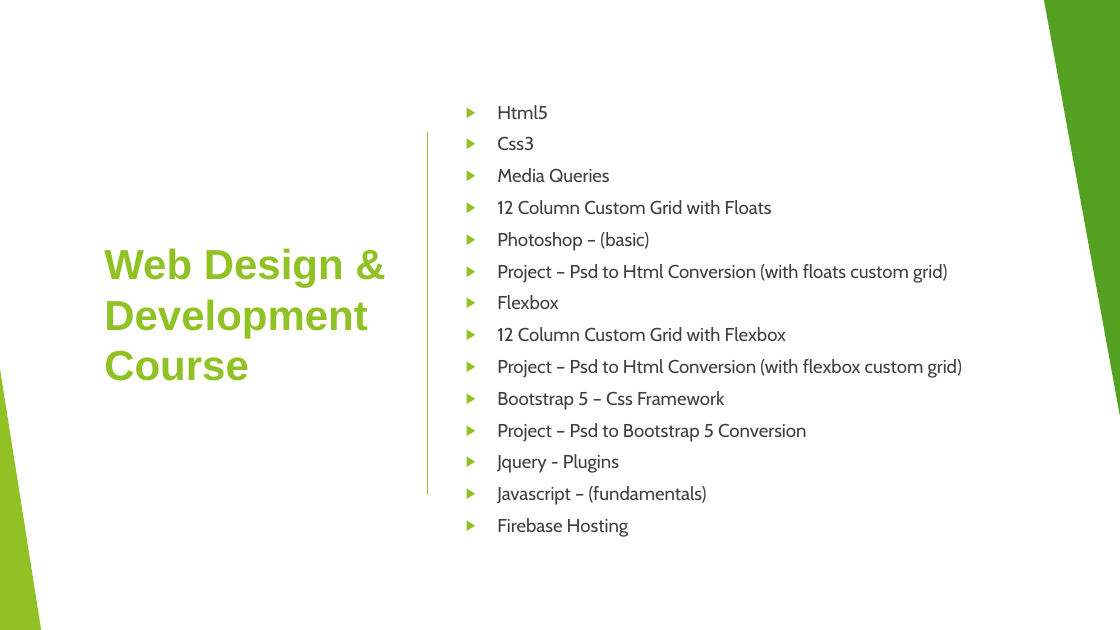
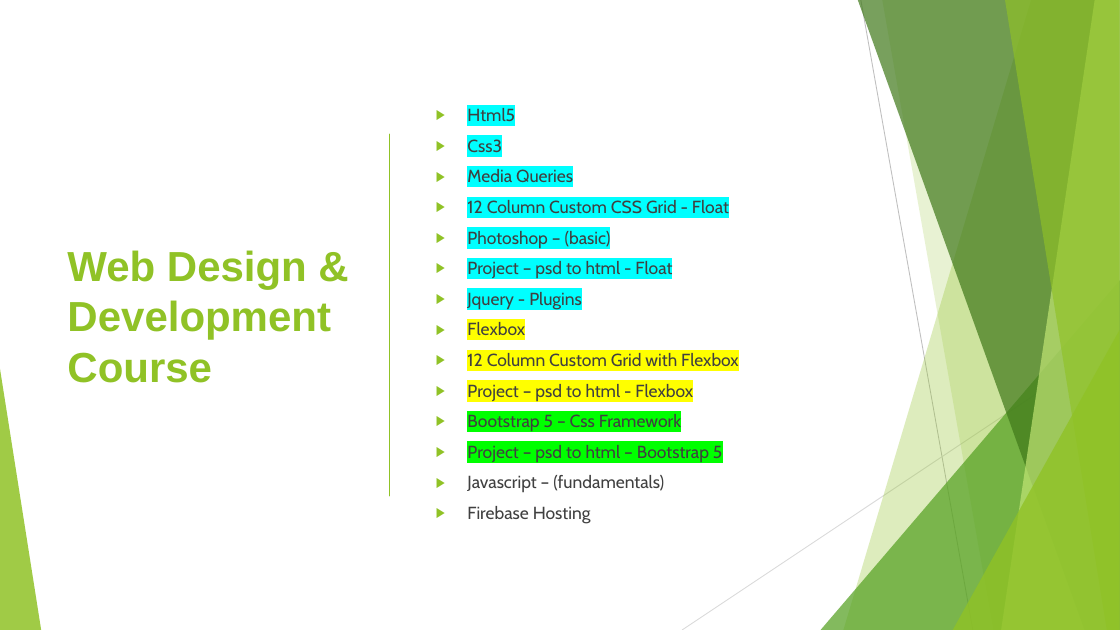
Before and after one commit to ameysawant/webdesigncourse, a slide deck: slide 2 of Web Design Course.pptx. Drawn at 1120x630 pixels with LibreOffice and Linux fonts; fonts in the diff are those of the drawing. Boxes give left, top, right and bottom in pixels: in the first picture for what was removed or moved away, otherwise in the second. Text is boxed around its words. In the diff, an @@ line names an element or a change of style, - is before the commit and + after.

```diff
--- a/Web Design Course.pptx
+++ b/Web Design Course.pptx
@@ rectangle removed at (0, 0, 1120, 630) @@
@@ triangle removed at (1044, 0, 1120, 424) @@
@@ title "Web Design & Development Course": place and size @@
-title "Web Design & Development Course" at (104, 248, 368, 381)
+title "Web Design & Development Course" at (67, 250, 331, 383)
@@ text "Html5": place and size @@
-text "Html5" at (497, 105, 962, 537)
+text "Html5" at (467, 108, 739, 524)
@@ text at (467, 108, 739, 524): size 16 to 15 pt in "Html5", "Css3", "Media Queries", "Photoshop – (basic)" and 5 more places; highlight none to #00FFFF in "Html5", "Css3", "Media Queries", "Photoshop – (basic)"; highlight none to #FFFF00 in "Flexbox", "12 Column Custom Grid with Flexbox"; highlight none to #00FF00 in "Bootstrap 5 – Css Framework" @@
@@ line moved from (428, 133) - (428, 494) to (390, 134) - (390, 496) @@
@@ text at (467, 200, 729, 214): text changed; size 16 to 15 pt @@
-▶ 12 Column Custom Grid with Floats
+▶ 12 Column Custom CSS Grid - Float
@@ text at (467, 261, 672, 309): text changed; size 16 to 15 pt @@
-▶ Project – Psd to Html Conversion (with floats custom grid)
+▶ Project – psd to html - Float
+▶ Jquery - Plugins
@@ triangle removed at (0, 369, 41, 630) @@
@@ text at (467, 384, 693, 401): text changed; size 16 to 15 pt @@
-▶ Project – Psd to Html Conversion (with flexbox custom grid)
+▶ Project – psd to html - Flexbox
@@ text at (467, 445, 722, 462): text changed; size 16 to 15 pt @@
-▶ Project – Psd to Bootstrap 5 Conversion
-▶ Jquery - Plugins
+▶ Project – psd to html – Bootstrap 5
```
Also in this commit, not shown: 5 other slides changed, 24 slides added, 6 other files.
